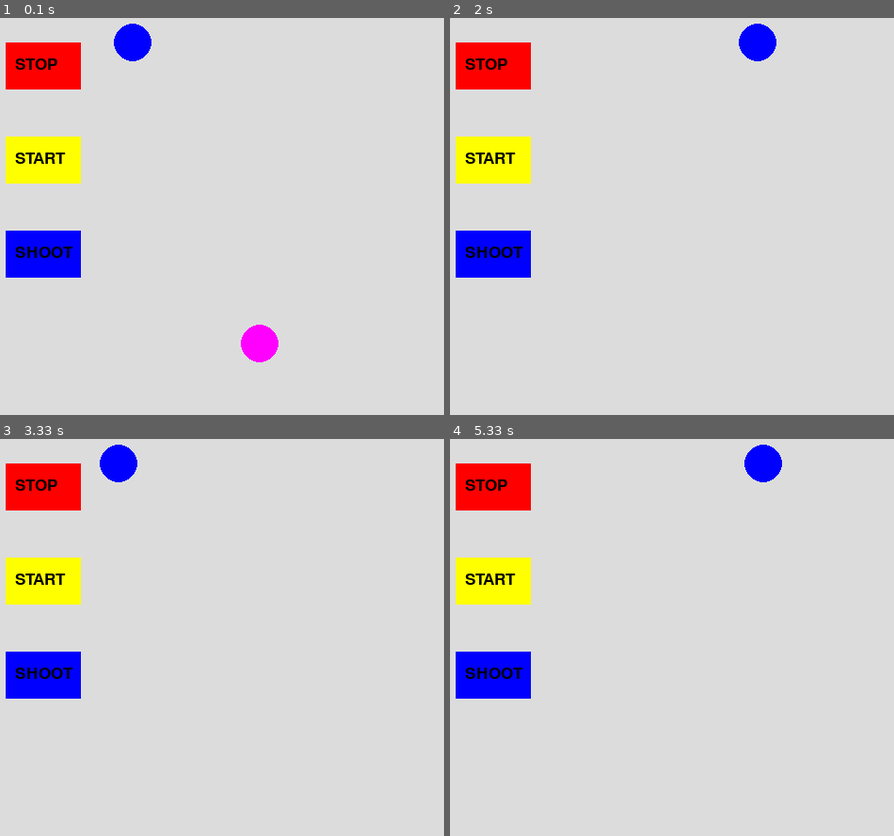
Above: before the commit, frames 1-4 (two rows, left to right).
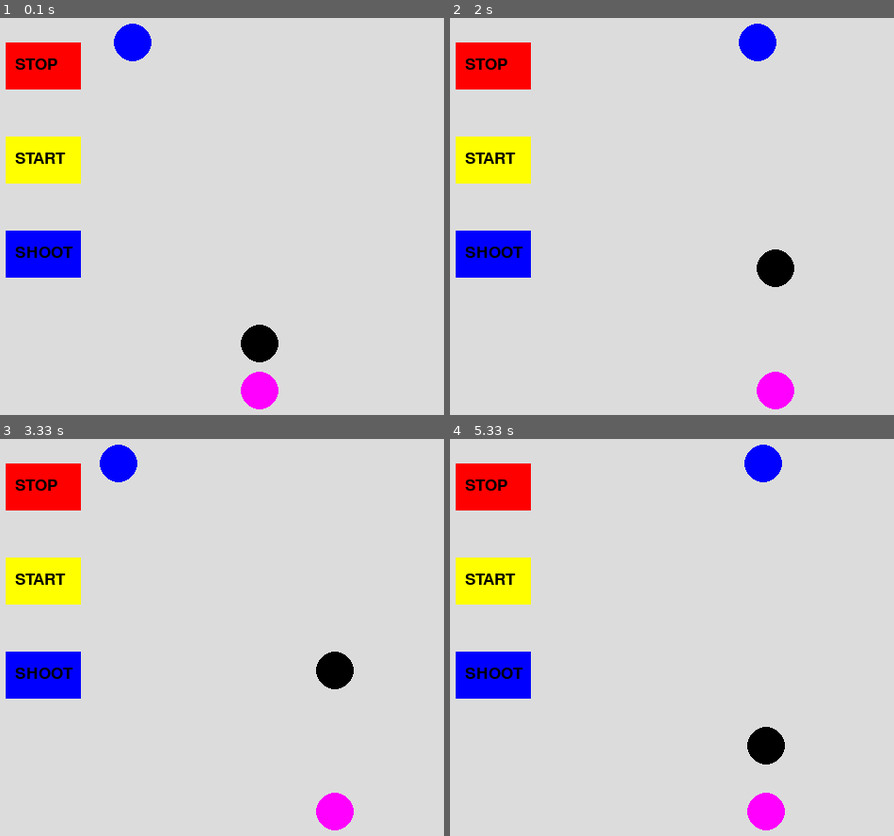
Above: after the commit, the same moments.

Repository: snc29654/pygame
Game: pygame game, started from shooting.py
Same seed, same stepped clock (60 frames per second), same inputs: the game is played once before the commit and once after it.
Inputs:
- Up to frame 1 (0.1 s): no input
- Up to frame 2 (2 s): tap Space at 0.33, 0.73, 1.03, 1.73 s; hold Right 0.67-1.13 s; hold Left from 1.67 s (still down)
- Up to frame 3 (3.33 s): tap Space at 2.03, 2.3, 2.6, 2.73, 3.03 s; release Left at 2.2 s; hold Left 2.23-2.63 s; hold Right 2.67-3.3 s
- Up to frame 4 (5.33 s): hold Left 3.33-3.8 s; tap Space at 3.4, 3.7, 3.9, 4.2, 4.4, 4.7, 4.9, 5.2 s; hold Right 3.83-4.3 s; hold Right 4.33-4.8 s; hold Left from 4.83 s (still down)

The runs differ from the first frame. In frame 1, 1.2% of the frame differs, in the area x 54-63%, y 77-99%; in frame 2, 1.2%; in frame 3, 1.2%; in frame 4, 1.2%.

Commit message:
SPACEで発射

Diff:
--- a/shooting.py
+++ b/shooting.py
@@ -18,15 +18,45 @@
     y = 30
     x2=300
     y2 =400
+
+    x3=300
+    y3 =400
+
     stop=0
     hit=0
     going = True
     state = 0
     while going:
+        pressed = pygame.key.get_pressed()
+        if pressed[pygame.K_LEFT]:
+            x3=x3-10
+        if pressed[pygame.K_RIGHT]:
+            x3=x3+10
+
+
         for event in pygame.event.get():
 
             if event.type == pygame.QUIT:
                 going = False
+
+
+
+
+
+            if event.type == KEYDOWN:
+                if event.key == K_LEFT:
+                    x3=x3-10
+                if event.key == K_RIGHT:
+                    x3=x3+10
+                if event.key == K_SPACE:
+                    y2=400
+                    stop=0
+
+
+
+
+
+
             if event.type == pygame.MOUSEBUTTONDOWN:
                 if stop_button.collidepoint(event.pos):
                     stop=1
@@ -36,7 +66,7 @@
                     y2=400
                     stop=0
 
-        if(((x2>(x-10))and(x2<(x+10)))
+        if(((x3>(x-10))and(x3<(x+10)))
          and((y2>(y-10))and(y2<(y+10)))):
             print("hit")
             hit=1
@@ -60,7 +90,12 @@
                     state=0
 
         pygame.draw.circle(main_surface, (0,0,255), (x, y), 20)
-        pygame.draw.circle(main_surface, (255,0,255), (x2, y2), 20)
+        pygame.draw.circle(main_surface, (0,0,0), (x3, y2), 20)
+
+        pygame.draw.circle(main_surface, (255,0,255), (x3, y3), 20)
+
+
+
         main_surface.blit(text1, (40, 45))
         main_surface.blit(text2, (40,145))
         main_surface.blit(text3, (40,245))
